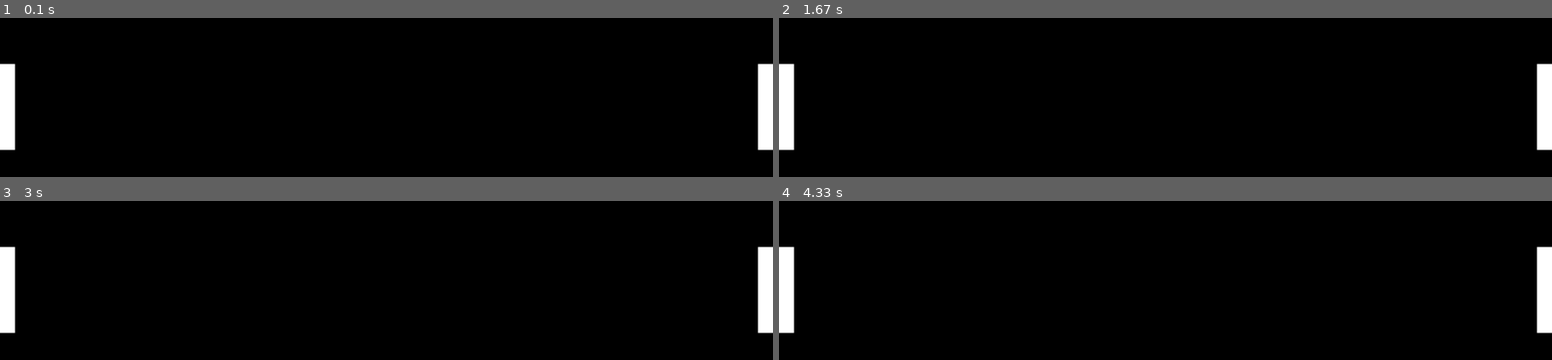
Above: before the commit, frames 1-4 (two rows, left to right).
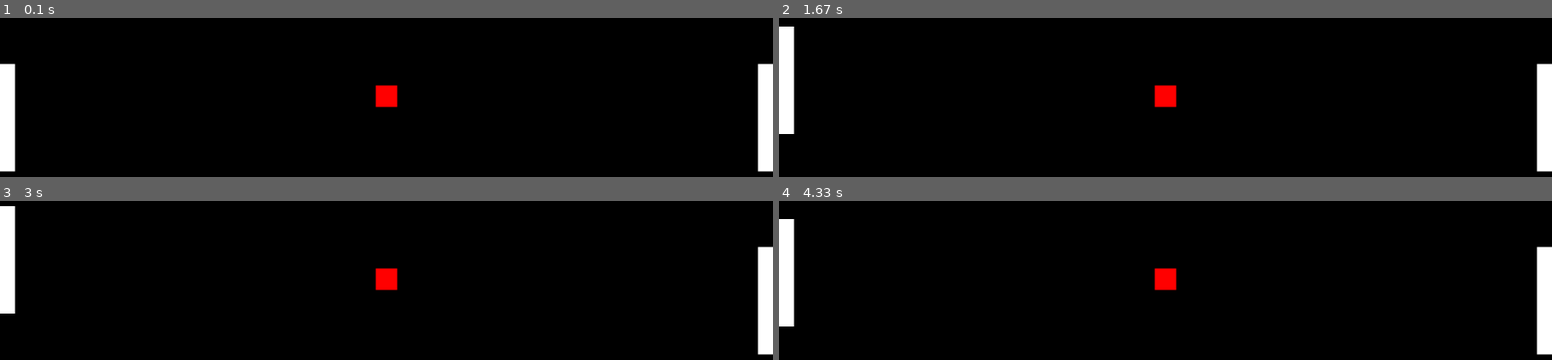
Above: after the commit, the same moments.

Repository: RFOD/Python_PygameTest
Game: pygame game, started from test01.py
Two runs of this game, one before a commit and one after it. Both use one fixed random seed, a clock stepped at 60 frames per second and the inputs below.
Inputs:
- Up to frame 1 (0.1 s): no input
- Up to frame 2 (1.67 s): hold W 0.33-0.8 s; hold S 0.83-1.13 s; hold W 1.17-1.53 s; hold S from 1.57 s (still down)
- Up to frame 3 (3 s): release S at 1.93 s; hold W 1.97-2.27 s; hold S 2.3-2.6 s; hold W from 2.63 s (still down)
- Up to frame 4 (4.33 s): release W at 3 s; hold S 3.03-3.4 s; hold W 3.43-3.73 s; hold S 3.77-4.07 s; hold W from 4.1 s (still down)

The runs differ from the first frame. In frame 1, 1.0% of the frame differs, in the area x 0-100%, y 42-97%; in frame 2, 1.4%; in frame 3, 1.5%, in the area x 0-100%, y 3-97%; in frame 4, 1.1%.

Commit message:
Added the Players and the ball

Diff:
--- a/test01.py
+++ b/test01.py
@@ -6,7 +6,7 @@
 winHeight = 1000
 screen = pygame.display.set_mode((winWidth, winHeight))
 
-playerHeight = 200
+playerHeight = 250
 playerThickness = 35
 
 player1PosX = 0
@@ -14,18 +14,56 @@
 player2PosX = 1800 - playerThickness
 player2PosY = 425
 
+deltaTime = 0
+time0 = 0
+accelYUp = 0
+accelYDown = 0
+vel = 0
+friction = -0.12
+
+
+ballPosX = 875
+ballPosY = 475
 run = True
 
 while run:
+
+
     screen.fill("black")
-# Drawing the objects on the screen
+    # Getting the time
+    time = pygame.time.get_ticks()
+    clock = pygame.time.Clock()
+    dt = clock.tick(60) * 0.001 * 144
+    print(dt)
+    time = time/1000
+
+    # Drawing the objects on the screen
     pygame.draw.rect(screen, "white", pygame.Rect(player1PosX, player1PosY, playerThickness, playerHeight))
     pygame.draw.rect(screen, "white", pygame.Rect(player2PosX, player2PosY, playerThickness, playerHeight))
-    pygame.draw.rect(screen, "white", pygame.Rect(player2PosX, player2PosY, playerThickness, playerHeight))
+    pygame.draw.rect(screen, "red", pygame.Rect(ballPosX, ballPosY, 50, 50))
 
-# Quit Mechanic
+    # Player Movement Mechanic
+    keys = pygame.key.get_pressed()
+    accelY = 0
+    if keys[pygame.K_w] and player1PosY > 0:
+        accelY -= .3
+        if vel >= 2:
+            vel = 2
+    accelY += vel * friction
+    player1PosY += vel *dt + (accelY * (dt * dt))/2
+    vel =  accelY * dt
+
+    if keys[pygame.K_s] and player1PosY < winHeight - playerHeight:
+        accelY += .3
+        if vel >= 2:
+            vel = 2
+    accelY += vel * friction
+    vel =  accelY * dt
+    player1PosY += vel *dt + (accelY * (dt * dt))/2
+    # Quit Mechanic
     for event in pygame.event.get():
         if event.type == pygame.QUIT:
             run = False
     pygame.display.update()
+
 pygame.quit()
